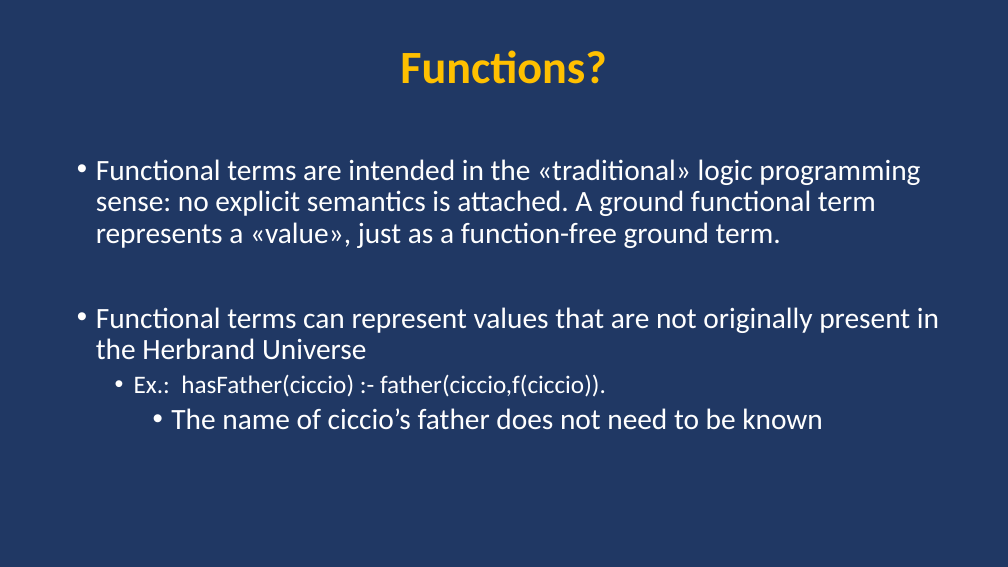
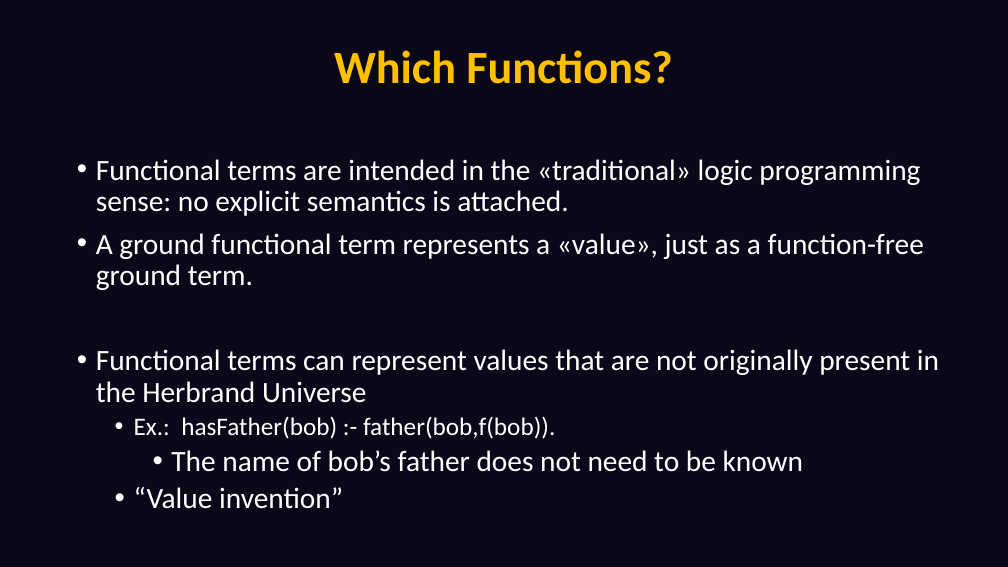
Before and after one commit to DeMaCS-UNICAL/functions_presentation_2018, a slide deck: slide 3 of presentation.pptx (slide 24 before the commit). Drawn at 1008x567 pixels with LibreOffice and Linux fonts; fonts in the diff are those of the drawing. Boxes give left, top, right and bottom in pixels: in the first picture for what was removed or moved away, otherwise in the second. Text is boxed around its words. In the diff, an @@ line names an element or a change of style, - is before the commit and + after.

```diff
--- a/presentation.pptx
+++ b/presentation.pptx
@@ background #203864 to #0B081A @@
@@ title at [334,50,672,84]: text changed @@
-Functions?
+Which Functions?
@@ text at [96,159,924,290]: text changed @@
-• Functional terms are intended in the «traditional» logic programming sense: no explicit semantics is attached. A ground functional term represents a «value», just as a function-free ground term.
+• Functional terms are intended in the «traditional» logic programming sense: no explicit semantics is attached.
+• A ground functional term represents a «value», just as a function-free ground term.
@@ text at [134,416,804,509]: text changed; size 24 to 28 pt @@
-  • Ex.: hasFather(ciccio) :- father(ciccio,f(ciccio)).
-    • The name of ciccio’s father does not need to be known
+  • Ex.: hasFather(bob) :- father(bob,f(bob)).
+    • The name of bob’s father does not need to be known
+  • “Value invention”
```
Also in this commit, not shown: 26 other slides changed, 25 slides added, 22 slides removed.
